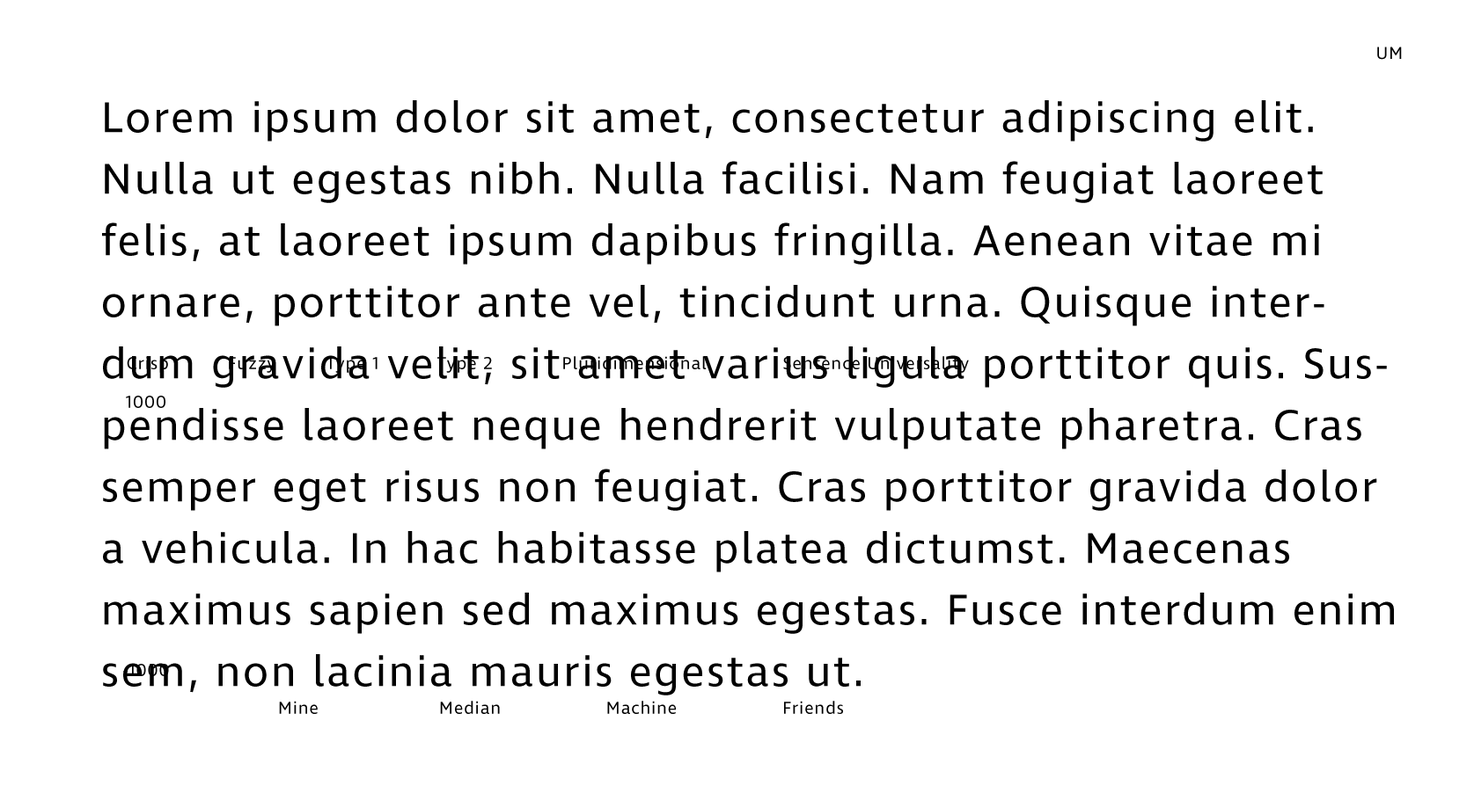
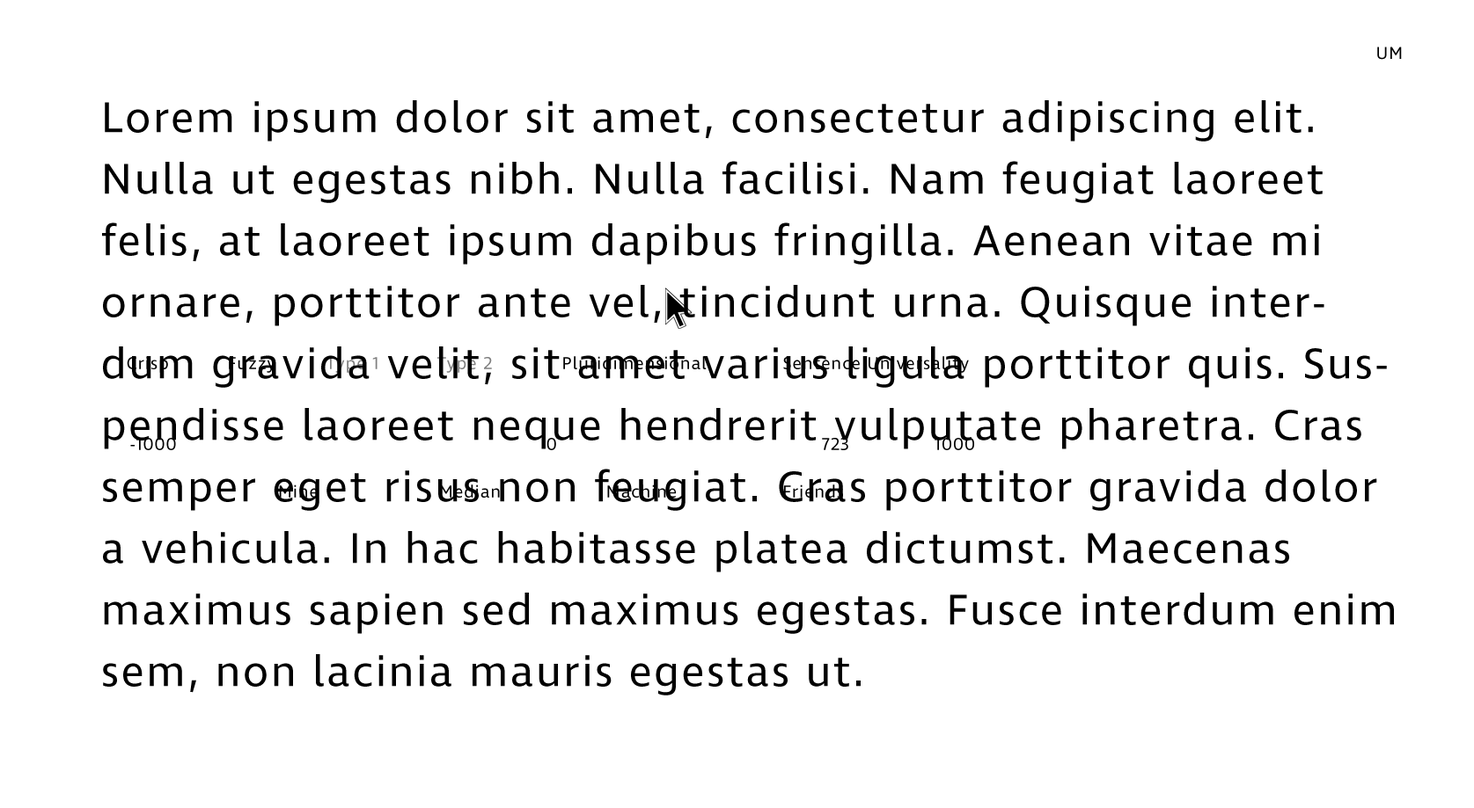
Layers edited between the first and the second 1474 x 808 image:
hid group "Hover-MultiDim" (78 layers) over 123, 357, 974, 715
showed group "Hover-Crisp" (42 layers) over 126, 357, 974, 498
showed group "Hover Text" (3 layers) over 665, 287, 692, 330
